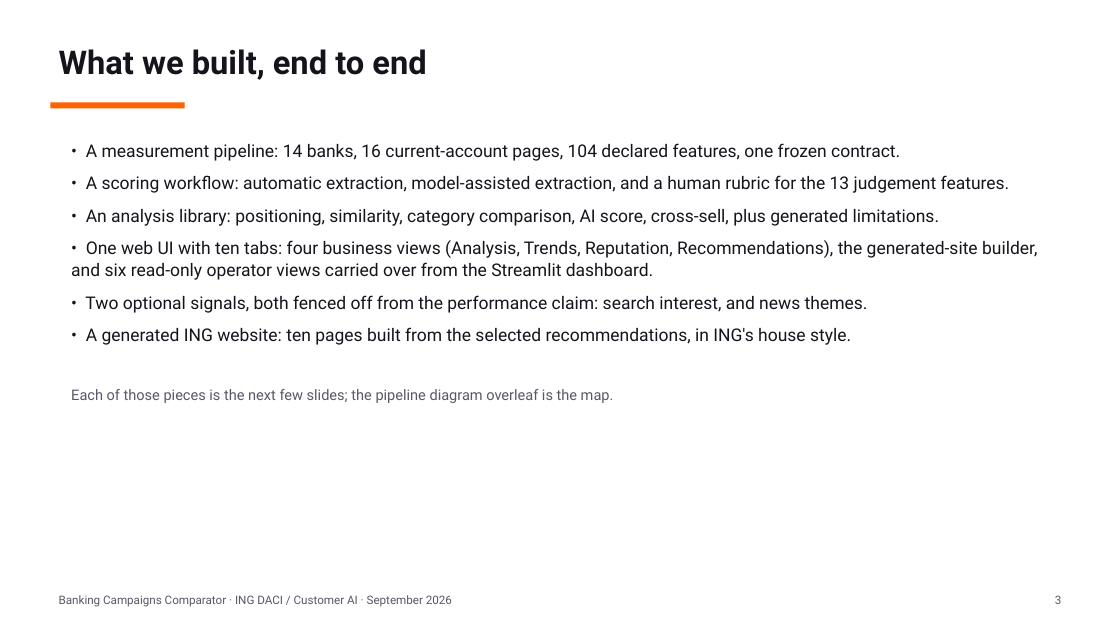
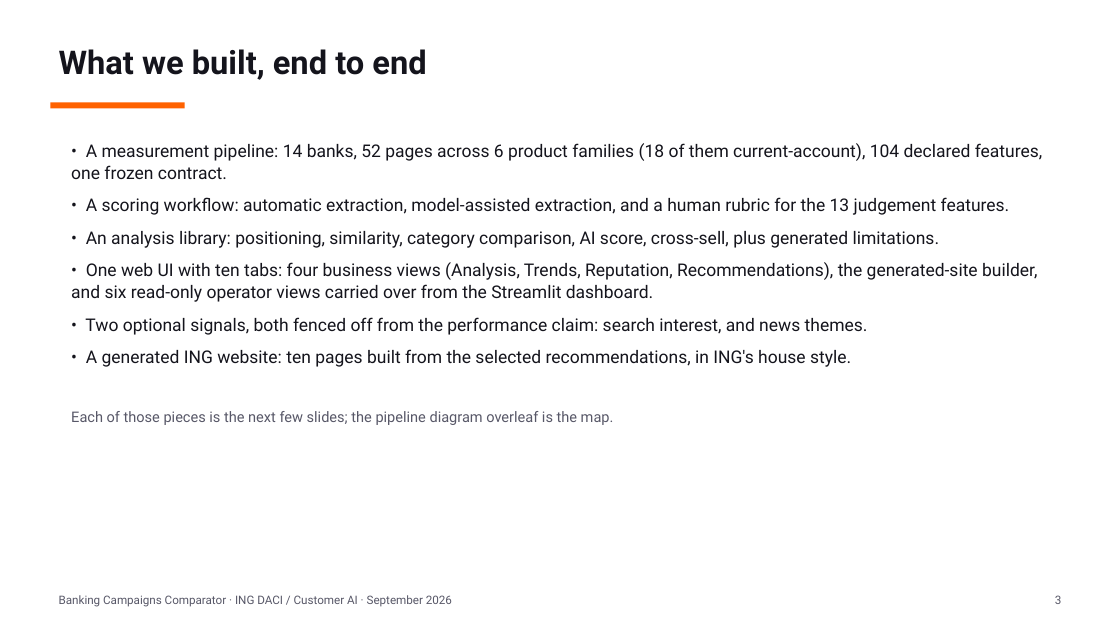
Before and after one commit to Siegried81/ing-usecase, a slide deck: slide 3 of docs/Banking_Campaigns_Comparator.pptx. Drawn at 1120x630 pixels with LibreOffice and Linux fonts; fonts in the diff are those of the drawing. Boxes give left, top, right and bottom in pixels: in the first picture for what was removed or moved away, otherwise in the second. Text is boxed around its words. In the diff, an @@ line names an element or a change of style, - is before the commit and + after.

```diff
--- a/docs/Banking_Campaigns_Comparator.pptx
+++ b/docs/Banking_Campaigns_Comparator.pptx
@@ text at [71,143,1043,179]: text changed @@
-• A measurement pipeline: 14 banks, 16 current-account pages, 104 declared features, one frozen contract.
+• A measurement pipeline: 14 banks, 52 pages across 6 product families (18 of them current-account), 104 declared features, one frozen contract.
```
Also in this commit, not shown: 8 other slides changed.
